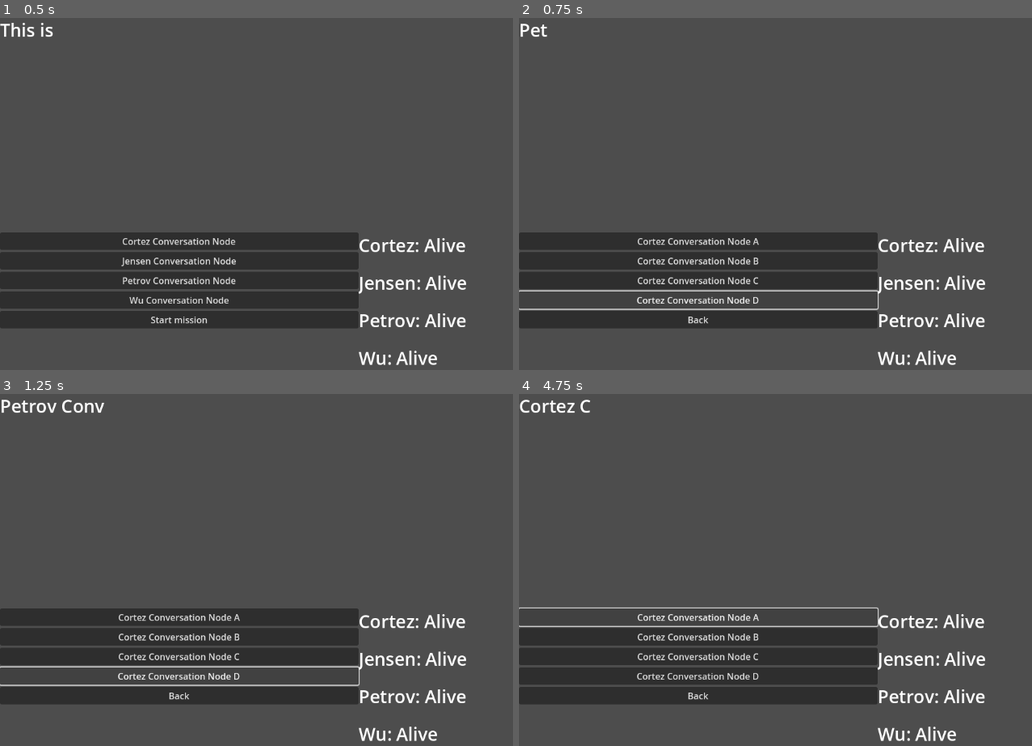
Above: before the commit, frames 1-4 (two rows, left to right).
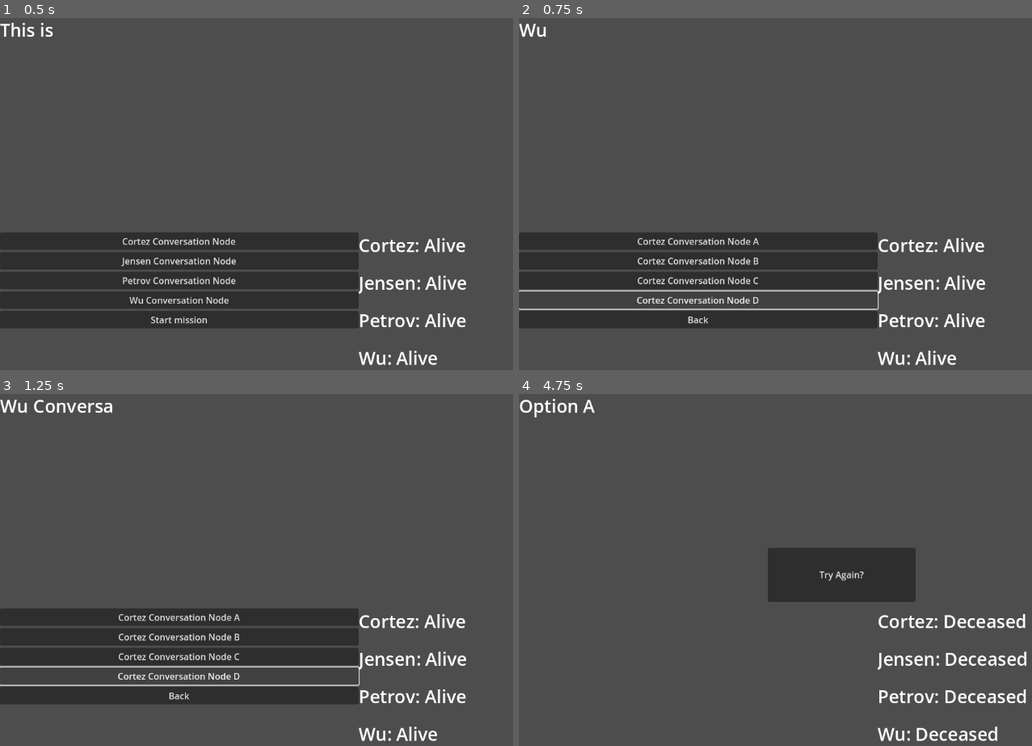
Above: after the commit, the same moments.

Repository: AndreiBondad/brass-game-project
Game: Godot game, scene res://scenes/main_game_scene.tscn
Same seed, same stepped clock (60 frames per second), same inputs: the game is played once before the commit and once after it.
Inputs:
- Up to frame 1 (0.5 s): no input
- Up to frame 2 (0.75 s): click "Wu Conversation Node" at 0.5 s
- Up to frame 3 (1.25 s): no input
- Up to frame 4 (4.75 s): click "Cortez Conversation Node D" at 1.25 s; click "Back" at 2 s; click "Back" (after the commit: "Start mission") at 2.75 s; click "Cortez Conversation Node A" (after the commit: "OpionA") at 3.5 s; click "Cortez Conversation Node A" (after the commit: "OpionAA") at 4.25 s

Frame 1 is identical in both runs. In frame 2, 0.1% of the frame differs, in the area x 0-6%, y 1-6%; in frame 3, 0.4%; in frame 4, 20%, in the area x 0-99%, y 1-99%.

Commit message:
Fixed converstaion node bug by adding signals for choice4 and choice 5 buttons

Diff:
--- a/scenes/main_game_scene.tscn
+++ b/scenes/main_game_scene.tscn
@@ -107,6 +107,6 @@
 [connection signal="pressed" from="TextChoices/Choice1" to="MainText" method="_on_choice_1_pressed"]
 [connection signal="pressed" from="TextChoices/Choice2" to="MainText" method="_on_choice_2_pressed"]
 [connection signal="pressed" from="TextChoices/Choice3" to="MainText" method="_on_choice_3_pressed"]
-[connection signal="pressed" from="TextChoices/Choice4" to="MainText" method="_on_choice_3_pressed"]
-[connection signal="pressed" from="TextChoices/Choice5" to="MainText" method="_on_choice_3_pressed"]
+[connection signal="pressed" from="TextChoices/Choice4" to="MainText" method="_on_choice_4_pressed"]
+[connection signal="pressed" from="TextChoices/Choice5" to="MainText" method="_on_choice_5_pressed"]
 [connection signal="pressed" from="GameOverButton" to="GameOverButton" method="_on_pressed"]
--- a/scripts/main_text_script.gd
+++ b/scripts/main_text_script.gd
@@ -253,3 +253,31 @@
 	displayTextLength = displayText.length();
 	self.text = ""
 	count = 0
+
+
+func _on_choice_4_pressed() -> void:
+	currentNode = currentNode.optionList[3]
+	displayText = currentNode.currentText
+	status_update.emit()
+	if currentNode.gameOver == false:
+		choice_text_update.emit()
+	if currentNode.gameOver == true:
+		game_over.emit()
+		displayText = displayText + "\nGame Over!"
+	displayTextLength = displayText.length();
+	self.text = ""
+	count = 0
+
+
+func _on_choice_5_pressed() -> void:
+	currentNode = currentNode.optionList[4]
+	displayText = currentNode.currentText
+	status_update.emit()
+	if currentNode.gameOver == false:
+		choice_text_update.emit()
+	if currentNode.gameOver == true:
+		game_over.emit()
+		displayText = displayText + "\nGame Over!"
+	displayTextLength = displayText.length();
+	self.text = ""
+	count = 0
